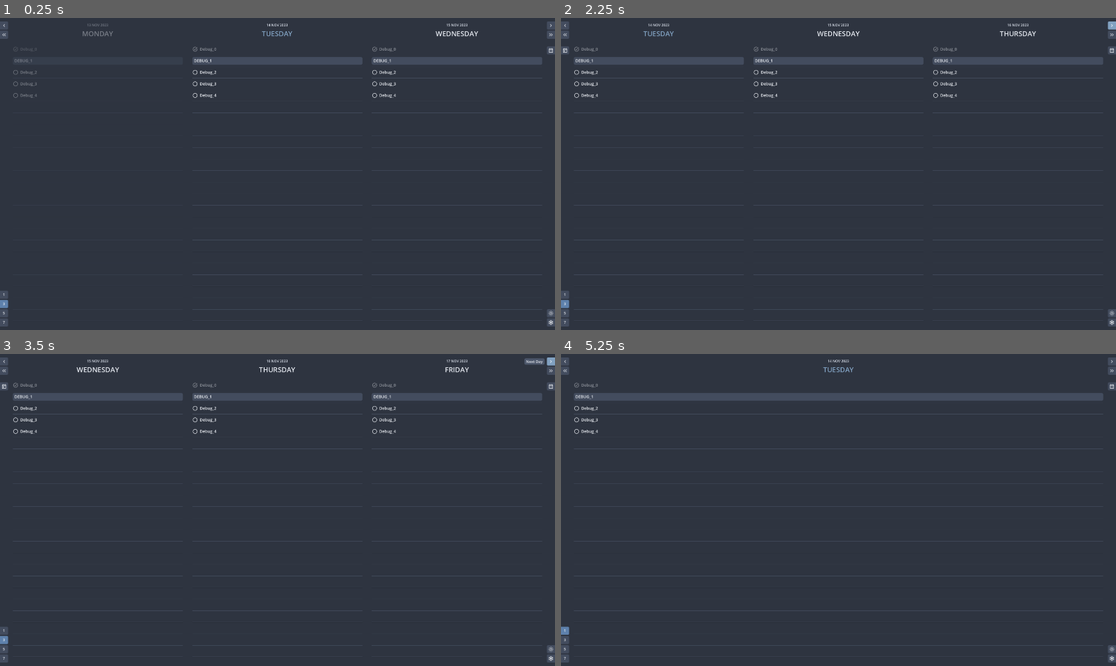
Above: before the commit, frames 1-4 (two rows, left to right).
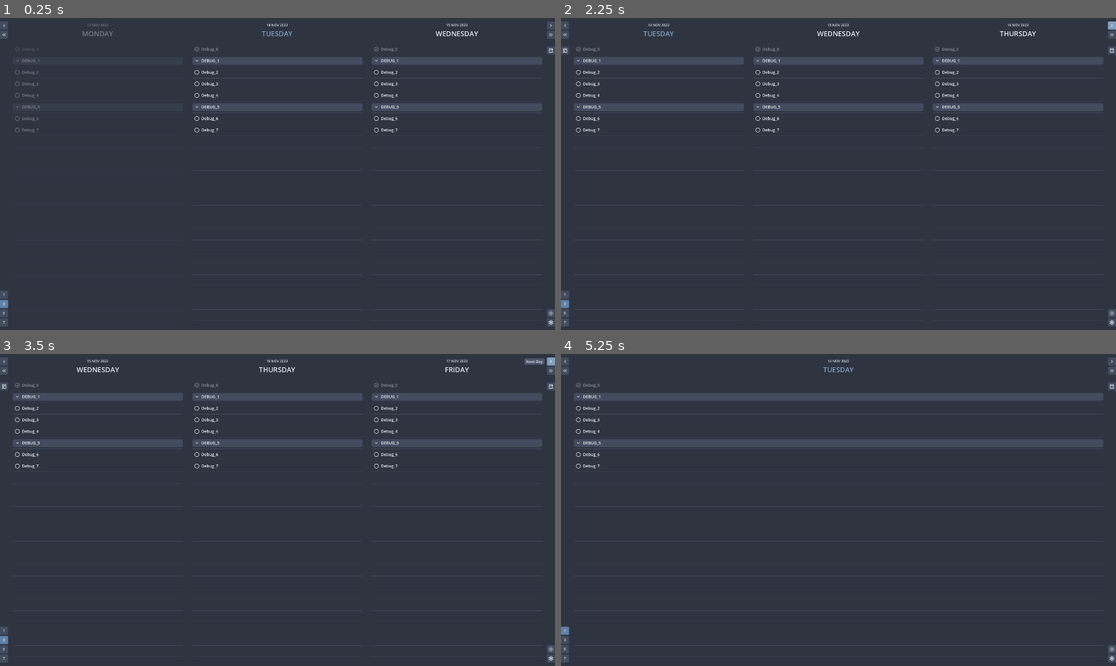
Above: after the commit, the same moments.

Repository: njamster/habituary
Game: Godot game, scene res://entry_point/entry_point.tscn
The game is run twice, just before and just after one commit, with the same random seed, the same clock (stepped at 60 frames per second) and the same inputs.
Inputs (mouse positions are in pixels of both pictures, inside the frame that each line leads up to):
- Up to frame 1 (0.25 s): no input
- Up to frame 2 (2.25 s): click (577, 49) at 0.52 s; click (577, 61) at 1.27 s; click (1110, 24) at 2 s
- Up to frame 3 (3.5 s): click (549, 360) at 2.75 s
- Up to frame 4 (5.25 s): click (566, 360) at 3.5 s; click (566, 385) at 4.25 s; click "1" at 5 s

The runs differ from the first frame. In frame 1, 2.1% of the frame differs, in the area x 2-98%, y 9-37%; in frame 2, 2.9%; in frame 3, 2.9%; in frame 4, 2.6%.

Commit message:
Make headings foldable
- Adds a new custom class `ToggleButton` (which is mostly identical to
  the built-in nodes `CheckBox` and `CheckButton`, but – unlike those –
  allows setting the icon color in the theme overrides).
- The check box of todo-items is replaced with that class.
- Headings have no checkbox. A new "FoldHeading" toggle takes it place.
  Toggling it will hide (or show) all of the heading's "subordinates",
  i.e. all items underneath it until either the end of the list or the
  next heading is reached. The new signals `folded` and `unfolded` are
  emitted accordingly by the item representing the heading.
- If a heading is folded, extra info about the group is shown: <number
  of done subordinates> and <total number of subordinates>.
- Dragging an entire heading (no matter if folded or not) to another
  position will also move all of its subordinates along. If a drag was
  not successful, the appearance of the items is now restored.
- If a heading is deleted, *only* the heading is deleted.
- The `find_item_pos` function in `todo_list.gd` is adapted and the
  `show_line_highlight` function is decoupled from it, to account for
  any eventually hidden items due to any folded headings.
- Adding an item directly underneath a folded heading will unfold the
  heading and add the item as its last subordinate.

Diff:
--- /dev/null
+++ b/custom/toggle_button.gd
@@ -0,0 +1,19 @@
+extends Button
+class_name ToggleButton
+
+@export var icon_toggled_off : Texture2D
+@export var icon_toggled_on : Texture2D
+
+
+func _ready() -> void:
+	toggle_mode = true
+
+	self.toggled.connect(_on_toggled)
+	_on_toggled(button_pressed)
+
+
+func _on_toggled(toggled_on : bool) -> void:
+	if toggled_on:
+		self.icon = icon_toggled_on
+	else:
+		self.icon = icon_toggled_off
--- a/main_window/list_view/day_panel/day_panel.gd
+++ b/main_window/list_view/day_panel/day_panel.gd
@@ -75,7 +75,7 @@
 
 
 func _can_drop_data(_at_position: Vector2, data: Variant) -> bool:
-	return data.is_in_group("todo_item")
+	return %TodoList._can_drop_data(_at_position, data)
 
 
 func _drop_data(at_position: Vector2, data: Variant) -> void:
--- a/main_window/list_view/day_panel/todo_list/todo_item/drag_handle.gd
+++ b/main_window/list_view/day_panel/todo_list/todo_item/drag_handle.gd
@@ -1,30 +1,42 @@
 extends TextureRect
 
 @onready var host := get_parent().get_parent().get_parent()
+
+var nodes_to_move := []
 
 
 func _get_drag_data(_at_position: Vector2) -> Variant:
 	if host.done:
 		return
 
+	var items = VBoxContainer.new()
+	items.size.x = host.get_parent().size.x
+
+	nodes_to_move = [host]
+	if host.is_heading:
+		nodes_to_move += host.get_parent().get_parent().get_parent().get_subordinate_items(host.get_index())
+
+	for node in nodes_to_move:
+		var preview = node.duplicate()
+		var stylebox = preview.get("theme_override_styles/panel").duplicate()
+		stylebox.draw_center = node.is_heading
+		preview.set("theme_override_styles/panel", stylebox)
+		items.add_child(preview)
+
 	var pivot = Control.new()
-
-	var preview = host.duplicate()
-	if not preview.is_heading:
-		var stylebox = preview.get("theme_override_styles/panel").duplicate()
-		stylebox.bg_color = Settings.NORD_01 if Settings.dark_mode else Settings.NORD_05
-		stylebox.draw_center = true
-		preview.set("theme_override_styles/panel", stylebox)
-	preview.self_modulate = host.self_modulate
-	preview.size = host.size
-	preview.position = -get_parent().position - position - 0.5 * size
-	pivot.add_child(preview)
+	items.position = -get_parent().position - position - 0.5 * size
+	pivot.add_child(items)
 	set_drag_preview(pivot)
 
-	preview.get_node("HBox/UI/Delete").hide()
-	preview.get_node("HBox/UI").show()
-
-	host.modulate.a = 0.6
+	for node in nodes_to_move:
+		node.modulate.a = 0.4
 	get_node("Tooltip").hide_tooltip()
 
-	return host
+	return nodes_to_move
+
+
+func _notification(what: int) -> void:
+	if what == Node.NOTIFICATION_DRAG_END:
+		if not get_viewport().gui_is_drag_successful():
+			for node in nodes_to_move:
+				node.modulate.a = 1.0
--- /dev/null
+++ b/main_window/list_view/day_panel/todo_list/todo_item/images/folded.svg
@@ -0,0 +1 @@
+<svg xmlns="http://www.w3.org/2000/svg" height="20px" viewBox="0 -960 960 960" width="20px" fill="#FFFFFF"><path d="M522-480 333-669l51-51 240 240-240 240-51-51 189-189Z"/></svg>
--- /dev/null
+++ b/main_window/list_view/day_panel/todo_list/todo_item/images/unfolded.svg
@@ -0,0 +1 @@
+<svg xmlns="http://www.w3.org/2000/svg" height="20px" viewBox="0 -960 960 960" width="20px" fill="#FFFFFF"><path d="M480-333 240-573l51-51 189 189 189-189 51 51-240 240Z"/></svg>
--- a/main_window/list_view/day_panel/todo_list/todo_item/todo_item.gd
+++ b/main_window/list_view/day_panel/todo_list/todo_item/todo_item.gd
@@ -5,6 +5,9 @@
 
 signal editing_started
 signal changed
+
+signal folded
+signal unfolded
 
 @export var text := "":
 	set(value):
@@ -39,14 +42,18 @@
 			if is_heading:
 				get("theme_override_styles/panel").draw_center = true
 				%Label.uppercase = true
+				%FoldHeading.show()
 				%CheckBox.hide()
 			else:
 				get("theme_override_styles/panel").draw_center = false
 				%Label.uppercase = false
+				%FoldHeading.hide()
 				%CheckBox.show()
 
 
 var _contains_mouse_cursor := false
+
+var is_folded := false
 
 
 func _ready() -> void:
@@ -67,6 +74,9 @@
 
 
 func edit() -> void:
+	for child in $HBox/Toggle.get_children():
+		child.mouse_default_cursor_shape = CURSOR_FORBIDDEN
+		child.disabled = true
 	%Label.hide()
 	%Edit.show()
 	%UI.hide()
@@ -76,6 +86,7 @@
 
 
 func delete() -> void:
+	self.unfolded.emit()
 	queue_free()
 	if self.text:
 		await tree_exited
@@ -92,6 +103,8 @@
 
 	# trim any leading & trailing whitespace
 	new_text = new_text.strip_edges()
+
+	var new_item := (self.text == "")
 
 	if new_text:
 		if self.text != new_text:
@@ -99,10 +112,13 @@
 			changed.emit()
 		%Edit.hide()
 		%Label.show()
+		for child in $HBox/Toggle.get_children():
+			child.mouse_default_cursor_shape = CURSOR_POINTING_HAND
+			child.disabled = false
 		if _contains_mouse_cursor:
 			%UI.show()
 
-		if key_input:
+		if new_item and key_input:
 			if Input.is_key_pressed(KEY_SHIFT):
 				predecessor_requested.emit()
 			else:
@@ -125,7 +141,7 @@
 
 
 func _can_drop_data(_at_position: Vector2, data: Variant) -> bool:
-	return data.is_in_group("todo_item")
+	return get_node("../../..")._can_drop_data(_at_position, data)
 
 
 func _drop_data(at_position: Vector2, data: Variant) -> void:
@@ -167,6 +183,13 @@
 func _on_mouse_entered() -> void:
 	_contains_mouse_cursor = true
 	%Label.set("theme_override_colors/font_color", Settings.NORD_09)
+	$HBox/ExtraInfo/Label.set("theme_override_colors/font_color", Settings.NORD_09)
+	%CheckBox.set("theme_override_colors/icon_normal_color", Settings.NORD_09)
+	%CheckBox.set("theme_override_colors/icon_hover_color", Settings.NORD_09)
+	%CheckBox.set("theme_override_colors/icon_pressed_color", Settings.NORD_10)
+	%FoldHeading.set("theme_override_colors/icon_normal_color", Settings.NORD_09)
+	%FoldHeading.set("theme_override_colors/icon_hover_color", Settings.NORD_09)
+	%FoldHeading.set("theme_override_colors/icon_pressed_color", Settings.NORD_10)
 	if not is_in_edit_mode() and not done and not get_viewport().gui_is_dragging():
 		%UI.show()
 
@@ -177,23 +200,52 @@
 		%UI.hide()
 		if Settings.dark_mode:
 			%Label.set("theme_override_colors/font_color", Settings.NORD_06)
+			$HBox/ExtraInfo/Label.set("theme_override_colors/font_color", Settings.NORD_06)
+			%CheckBox.set("theme_override_colors/icon_normal_color", Settings.NORD_06)
+			%CheckBox.set("theme_override_colors/icon_hover_color", Settings.NORD_06)
+			%CheckBox.set("theme_override_colors/icon_pressed_color", Settings.NORD_06)
+			%FoldHeading.set("theme_override_colors/icon_normal_color", Settings.NORD_06)
+			%FoldHeading.set("theme_override_colors/icon_hover_color", Settings.NORD_06)
+			%FoldHeading.set("theme_override_colors/icon_pressed_color", Settings.NORD_06)
 		else:
 			%Label.set("theme_override_colors/font_color", Settings.NORD_00)
+			$HBox/ExtraInfo/Label.set("theme_override_colors/font_color", Settings.NORD_00)
+			%CheckBox.set("theme_override_colors/icon_normal_color", Settings.NORD_00)
+			%CheckBox.set("theme_override_colors/icon_hover_color", Settings.NORD_00)
+			%CheckBox.set("theme_override_colors/icon_pressed_color", Settings.NORD_00)
+			%FoldHeading.set("theme_override_colors/icon_normal_color", Settings.NORD_00)
+			%FoldHeading.set("theme_override_colors/icon_hover_color", Settings.NORD_00)
+			%FoldHeading.set("theme_override_colors/icon_pressed_color", Settings.NORD_00)
 
 
 func _on_dark_mode_changed(dark_mode : bool) -> void:
 	if dark_mode:
 		get("theme_override_styles/panel").bg_color = Settings.NORD_02
 		%Label.set("theme_override_colors/font_color", Settings.NORD_06)
-		%CheckBox.self_modulate = Settings.NORD_06
+		$HBox/Toggle.modulate = Settings.NORD_06
 		%UI.modulate = Settings.NORD_06
 	else:
 		get("theme_override_styles/panel").bg_color = Settings.NORD_04
 		%Label.set("theme_override_colors/font_color", Settings.NORD_00)
-		%CheckBox.self_modulate = Settings.NORD_00
+		$HBox/Toggle.modulate = Settings.NORD_00
 		%UI.modulate = Settings.NORD_00
 
 
 
 func _on_check_box_toggled(toggled_on: bool) -> void:
 	self.done = toggled_on
+
+
+func _on_fold_heading_toggled(toggled_on: bool) -> void:
+	if toggled_on:
+		is_folded = true
+		self.folded.emit()
+		$HBox/ExtraInfo.show()
+	else:
+		is_folded = false
+		self.unfolded.emit()
+		$HBox/ExtraInfo.hide()
+
+
+func set_extra_info(num_done : int , num_items : int) -> void:
+	$HBox/ExtraInfo/Label.text = "%d/%d" % [num_done, num_items]
--- a/main_window/list_view/day_panel/todo_list/todo_item/todo_item.tscn
+++ b/main_window/list_view/day_panel/todo_list/todo_item/todo_item.tscn
@@ -1,9 +1,14 @@
-[gd_scene load_steps=10 format=3 uid="uid://v8u8oswwmlf3"]
+[gd_scene load_steps=25 format=3 uid="uid://v8u8oswwmlf3"]
 
+[ext_resource type="Texture2D" uid="uid://ci7y27fysy52o" path="res://main_window/list_view/day_panel/todo_list/todo_item/images/unfolded.svg" id="2_2nsse"]
 [ext_resource type="Script" path="res://main_window/list_view/day_panel/todo_list/todo_item/todo_item.gd" id="2_6v2l5"]
+[ext_resource type="Script" path="res://custom/toggle_button.gd" id="2_n5f11"]
 [ext_resource type="Texture2D" uid="uid://b80hle2h5sj20" path="res://main_window/list_view/day_panel/todo_list/todo_item/images/drag_indicator.svg" id="3_avsfu"]
+[ext_resource type="Texture2D" uid="uid://36rqvmf8v7hf" path="res://main_window/list_view/day_panel/todo_list/todo_item/images/done.svg" id="3_cwrr6"]
 [ext_resource type="Texture2D" uid="uid://4eakbxkw2dmx" path="res://main_window/list_view/day_panel/todo_list/todo_item/images/delete.svg" id="3_nsj7w"]
 [ext_resource type="Script" path="res://custom/tooltip.gd" id="3_oduck"]
+[ext_resource type="Texture2D" uid="uid://d00v4pleoufwq" path="res://main_window/list_view/day_panel/todo_list/todo_item/images/to_do.svg" id="4_byxfi"]
+[ext_resource type="Texture2D" uid="uid://6im7rq1y7co6" path="res://main_window/list_view/day_panel/todo_list/todo_item/images/folded.svg" id="4_fnk6y"]
 [ext_resource type="Script" path="res://main_window/list_view/day_panel/todo_list/todo_item/drag_handle.gd" id="5_mx38m"]
 
 [sub_resource type="StyleBoxFlat" id="StyleBoxFlat_fnmjf"]
@@ -15,6 +20,26 @@
 corner_radius_bottom_right = 6
 corner_radius_bottom_left = 6
 corner_detail = 5
+
+[sub_resource type="StyleBoxEmpty" id="StyleBoxEmpty_5kfd2"]
+
+[sub_resource type="StyleBoxEmpty" id="StyleBoxEmpty_1ifsp"]
+
+[sub_resource type="StyleBoxEmpty" id="StyleBoxEmpty_ojvrp"]
+
+[sub_resource type="StyleBoxEmpty" id="StyleBoxEmpty_j40uj"]
+
+[sub_resource type="StyleBoxEmpty" id="StyleBoxEmpty_6e50g"]
+
+[sub_resource type="StyleBoxEmpty" id="StyleBoxEmpty_civ8j"]
+
+[sub_resource type="StyleBoxEmpty" id="StyleBoxEmpty_7a281"]
+
+[sub_resource type="StyleBoxEmpty" id="StyleBoxEmpty_qr4c3"]
+
+[sub_resource type="StyleBoxEmpty" id="StyleBoxEmpty_l2t5o"]
+
+[sub_resource type="StyleBoxEmpty" id="StyleBoxEmpty_v8kvh"]
 
 [sub_resource type="StyleBoxEmpty" id="StyleBoxEmpty_3h3so"]
 
@@ -33,20 +58,60 @@
 layout_mode = 2
 theme_override_constants/separation = 0
 
-[node name="CheckBox" type="CheckBox" parent="HBox"]
+[node name="Toggle" type="MarginContainer" parent="HBox"]
+layout_mode = 2
+theme_override_constants/margin_left = 6
+theme_override_constants/margin_right = 6
+
+[node name="CheckBox" type="Button" parent="HBox/Toggle"]
 unique_name_in_owner = true
 layout_mode = 2
 focus_mode = 0
 mouse_filter = 1
 mouse_default_cursor_shape = 2
-theme_type_variation = &"ToDoItem_CheckBox"
+theme_override_styles/normal = SubResource("StyleBoxEmpty_5kfd2")
+theme_override_styles/hover = SubResource("StyleBoxEmpty_1ifsp")
+theme_override_styles/pressed = SubResource("StyleBoxEmpty_ojvrp")
+theme_override_styles/disabled = SubResource("StyleBoxEmpty_j40uj")
+theme_override_styles/focus = SubResource("StyleBoxEmpty_6e50g")
+toggle_mode = true
+flat = true
+script = ExtResource("2_n5f11")
+icon_toggled_off = ExtResource("4_byxfi")
+icon_toggled_on = ExtResource("3_cwrr6")
+
+[node name="FoldHeading" type="Button" parent="HBox/Toggle"]
+unique_name_in_owner = true
+visible = false
+layout_mode = 2
+focus_mode = 0
+mouse_filter = 1
+mouse_default_cursor_shape = 2
+theme_override_styles/normal = SubResource("StyleBoxEmpty_civ8j")
+theme_override_styles/hover = SubResource("StyleBoxEmpty_7a281")
+theme_override_styles/pressed = SubResource("StyleBoxEmpty_qr4c3")
+theme_override_styles/disabled = SubResource("StyleBoxEmpty_l2t5o")
+theme_override_styles/focus = SubResource("StyleBoxEmpty_v8kvh")
+toggle_mode = true
+flat = true
+script = ExtResource("2_n5f11")
+icon_toggled_off = ExtResource("2_2nsse")
+icon_toggled_on = ExtResource("4_fnk6y")
+
+[node name="ExtraInfo" type="MarginContainer" parent="HBox"]
+visible = false
+layout_mode = 2
+theme_override_constants/margin_right = 3
+
+[node name="Label" type="Label" parent="HBox/ExtraInfo"]
+layout_mode = 2
+theme_override_font_sizes/font_size = 10
 
 [node name="Content" type="MarginContainer" parent="HBox"]
 unique_name_in_owner = true
 layout_mode = 2
 size_flags_horizontal = 3
 mouse_default_cursor_shape = 1
-theme_override_constants/margin_left = 6
 theme_override_constants/margin_right = 6
 
 [node name="Label" type="Label" parent="HBox/Content"]
@@ -55,7 +120,6 @@
 mouse_filter = 1
 mouse_default_cursor_shape = 1
 theme_override_font_sizes/font_size = 14
-vertical_alignment = 1
 text_overrun_behavior = 3
 
 [node name="Edit" type="LineEdit" parent="HBox/Content"]
@@ -108,7 +172,8 @@
 [connection signal="gui_input" from="." to="." method="_on_gui_input"]
 [connection signal="mouse_entered" from="." to="." method="_on_mouse_entered"]
 [connection signal="mouse_exited" from="." to="." method="_on_mouse_exited"]
-[connection signal="toggled" from="HBox/CheckBox" to="." method="_on_check_box_toggled"]
+[connection signal="toggled" from="HBox/Toggle/CheckBox" to="." method="_on_check_box_toggled"]
+[connection signal="toggled" from="HBox/Toggle/FoldHeading" to="." method="_on_fold_heading_toggled"]
 [connection signal="gui_input" from="HBox/Content" to="." method="_on_content_gui_input"]
 [connection signal="focus_exited" from="HBox/Content/Edit" to="." method="_on_edit_focus_exited"]
 [connection signal="text_changed" from="HBox/Content/Edit" to="." method="_on_edit_text_changed"]
--- a/main_window/list_view/day_panel/todo_list/todo_list.gd
+++ b/main_window/list_view/day_panel/todo_list/todo_list.gd
@@ -7,12 +7,12 @@
 	$LineHighlight.modulate.a = 0.0
 
 	if OS.is_debug_build():
-		for i in range(5):
+		for i in range(8):
 			var debug_item := add_todo(Vector2.ZERO, true)
 			debug_item.text = "Debug_%d" % i
 			if i == 0:
 				debug_item.done = true
-			elif i == 1:
+			elif i == 1 or i == 5:
 				debug_item.is_heading = true
 
 
@@ -23,39 +23,124 @@
 	%Items.add_child(new_item)
 	if at_position != Vector2.ZERO:
 		%Items.move_child(new_item, find_item_pos(at_position))
-	new_item.editing_started.connect(hide_line_highlight)
-	new_item.changed.connect(func():
-		get_parent().get_parent().save_to_disk()
-	)
-	new_item.predecessor_requested.connect(func():
-		add_todo(self.global_position + new_item.position - Vector2(0, 32))
-	)
-	new_item.successor_requested.connect(func():
-		add_todo(self.global_position + new_item.position + Vector2(0, 32))
-	)
+	connect_todo_signals(new_item)
 	if at_position != Vector2.ZERO:
 		new_item.edit()
 	return new_item
 
 
+func connect_todo_signals(todo_item : Control) -> void:
+	todo_item.editing_started.connect(hide_line_highlight)
+	todo_item.changed.connect(func():
+		get_parent().get_parent().save_to_disk()
+	)
+	todo_item.predecessor_requested.connect(func():
+		add_todo(self.global_position + todo_item.position - Vector2(0, 32))
+	)
+	todo_item.successor_requested.connect(func():
+		add_todo(self.global_position + todo_item.position + Vector2(0, 32))
+	)
+	todo_item.folded.connect(func():
+		fold_heading(todo_item.get_index(), false)
+	)
+	todo_item.unfolded.connect(func():
+		fold_heading(todo_item.get_index(), true)
+	)
+
+
+func disconnect_todo_signals(todo_item : Control) -> void:
+	var signal_names = [
+		"editing_started",
+		"changed",
+		"predecessor_requested",
+		"successor_requested",
+		"folded",
+		"unfolded"
+	]
+	for signal_name in signal_names:
+		for sig in todo_item.get_signal_connection_list(signal_name):
+			for dict2 in sig.signal.get_connections():
+				sig.signal.disconnect(dict2.callable)
+
+
 func find_item_pos(at_position : Vector2) -> int:
+	var last_heading
+	var inside_folded_heading := false
 	for i in %Items.get_child_count():
 		var child := %Items.get_child(i)
+		if child.is_heading:
+			inside_folded_heading = false
 		if child.global_position.y > at_position.y:
-			return i
+			if not inside_folded_heading:
+				if last_heading:
+					last_heading.get_node("%FoldHeading").button_pressed = false
+				return i
+		if child.is_heading:
+			inside_folded_heading = child.is_folded
+			if inside_folded_heading:
+				last_heading = child
+
+	if inside_folded_heading:
+		if last_heading:
+			last_heading.get_node("%FoldHeading").button_pressed = false
 
 	return %Items.get_child_count()
 
 
+func fold_heading(item_index : int, unfold := false) -> void:
+	var heading := %Items.get_child(item_index)
+
+	var num_items := 0
+	var num_done := 0
+
+	for i in range(item_index + 1, %Items.get_child_count()):
+		var child := %Items.get_child(i)
+		if child.is_heading:
+			heading.set_extra_info(num_done, num_items)
+			return
+		else:
+			child.visible = unfold
+			num_items += 1
+			if child.done:
+				num_done += 1
+
+	heading.set_extra_info(num_done, num_items)
+
+
 func _can_drop_data(_at_position: Vector2, data: Variant) -> bool:
-	return data.is_in_group("todo_item")
+	if data is Object:
+		if data.has_method("is_in_group"):
+			return data.is_in_group("todo_item")
+	elif data is Array:
+		for entry in data:
+			if entry.has_method("is_in_group"):
+				if not entry.is_in_group("todo_item"):
+					return false
+			else:
+				return false
+		return true
+
+	return false
 
 
 func _drop_data(at_position: Vector2, data: Variant) -> void:
-	data.modulate.a = 1.0
-	if data.get_parent() != %Items:
-		data.reparent(%Items)
-	%Items.move_child(data, find_item_pos(self.global_position + at_position))
+	if data is Object:
+		data.modulate.a = 1.0
+		if data.get_parent() != %Items:
+			data.reparent(%Items)
+		%Items.move_child(data, find_item_pos(self.global_position + at_position))
+	elif data is Array:
+		var base_position := find_item_pos(self.global_position + at_position)
+		for i in data.size():
+			var entry = data[i]
+			entry.modulate.a = 1.0
+			if entry.get_parent() != %Items:
+				disconnect_todo_signals(entry)
+				entry.reparent(%Items)
+				connect_todo_signals(entry)
+				%Items.move_child(entry, base_position + i)
+			else:
+				%Items.move_child(entry, min(%Items.get_child_count(), base_position + i))
 
 
 func has_items() -> bool:
@@ -78,15 +163,20 @@
 
 
 func show_line_highlight(mouse_position : Vector2) -> void:
-	var i := find_item_pos(mouse_position)
-
-	# don't highlight lines directly adjacent to the currently edited todo
-	#if (i > 0 and %Items.get_child(i-1).is_in_edit_mode() or \
-		#i < %Items.get_child_count() and %Items.get_child(i).is_in_edit_mode()):
-			#return
-
-	$LineHighlight.position.y = i * 40
-	if i > 0:
+	var y_position = %Items.get_children()[-1].global_position.y + \
+		%Items.get_children()[-1].size.y + %Items.get("theme_override_constants/separation")
+
+	for i in %Items.get_child_count():
+		var child := %Items.get_child(i)
+		if child.global_position.y > mouse_position.y:
+			y_position = child.global_position.y
+			break
+
+	$LineHighlight.global_position.y = y_position - \
+		0.5 * %Items.get("theme_override_constants/separation")
+	if y_position == %Items.global_position.y:
+		$LineHighlight.position.y += 0.5 * $LineHighlight.custom_minimum_size.y
+	else:
 		$LineHighlight.position.y -= 0.5 * $LineHighlight.custom_minimum_size.y
 	$LineHighlight.modulate.a = 1.0
 
@@ -107,3 +197,16 @@
 	else:
 		# vertical scrollbar isn't visible (anymore), remove padding (again)
 		add_theme_constant_override("margin_right", 0)
+
+
+func get_subordinate_items(item_index : int) -> Array:
+	var subordinate_items := []
+
+	for i in range(item_index + 1, %Items.get_child_count()):
+		var child := %Items.get_child(i)
+		if child.is_heading:
+			return subordinate_items
+		else:
+			subordinate_items.append(child)
+
+	return subordinate_items
--- a/theme/default_theme.tres
+++ b/theme/default_theme.tres
@@ -1,7 +1,4 @@
-[gd_resource type="Theme" load_steps=39 format=3 uid="uid://r4f841iblmo"]
-
-[ext_resource type="Texture2D" uid="uid://36rqvmf8v7hf" path="res://theme/images/checkbox_checked.svg" id="1_21bym"]
-[ext_resource type="Texture2D" uid="uid://d00v4pleoufwq" path="res://theme/images/checkbox.svg" id="2_0dam5"]
+[gd_resource type="Theme" load_steps=31 format=3 uid="uid://r4f841iblmo"]
 
 [sub_resource type="StyleBoxFlat" id="StyleBoxFlat_vf7p3"]
 content_margin_left = 8.0
@@ -282,18 +279,6 @@
 corner_radius_top_left = 4
 corner_radius_bottom_left = 4
 corner_detail = 5
-
-[sub_resource type="StyleBoxEmpty" id="StyleBoxEmpty_cq1b0"]
-
-[sub_resource type="StyleBoxEmpty" id="StyleBoxEmpty_fmyjj"]
-
-[sub_resource type="StyleBoxEmpty" id="StyleBoxEmpty_bobpa"]
-
-[sub_resource type="StyleBoxEmpty" id="StyleBoxEmpty_n86q7"]
-
-[sub_resource type="StyleBoxEmpty" id="StyleBoxEmpty_nktio"]
-
-[sub_resource type="StyleBoxEmpty" id="StyleBoxEmpty_tnyii"]
 
 [sub_resource type="StyleBoxFlat" id="StyleBoxFlat_4010s"]
 content_margin_left = 6.0
@@ -365,15 +350,6 @@
 RightSidebarButton/styles/pressed = SubResource("StyleBoxFlat_ggb6q")
 SubtleLabel/base_type = &"Label"
 SubtleLabel/colors/font_color = Color(0.847059, 0.870588, 0.913725, 1)
-ToDoItem_CheckBox/base_type = &"CheckBox"
-ToDoItem_CheckBox/icons/checked = ExtResource("1_21bym")
-ToDoItem_CheckBox/icons/unchecked = ExtResource("2_0dam5")
-ToDoItem_CheckBox/styles/disabled = SubResource("StyleBoxEmpty_cq1b0")
-ToDoItem_CheckBox/styles/focus = SubResource("StyleBoxEmpty_fmyjj")
-ToDoItem_CheckBox/styles/hover = SubResource("StyleBoxEmpty_bobpa")
-ToDoItem_CheckBox/styles/hover_pressed = SubResource("StyleBoxEmpty_n86q7")
-ToDoItem_CheckBox/styles/normal = SubResource("StyleBoxEmpty_nktio")
-ToDoItem_CheckBox/styles/pressed = SubResource("StyleBoxEmpty_tnyii")
 TooltipLabel/font_sizes/font_size = 13
 TooltipPanel/base_type = &"PanelContainer"
 TooltipPanel/styles/panel = SubResource("StyleBoxFlat_4010s")
Renamed: theme/images/checkbox_checked.svg -> main_window/list_view/day_panel/todo_list/todo_item/images/done.svg
Not shown, added: main_window/list_view/day_panel/todo_list/todo_item/images/done.svg.import
Not shown, changed: main_window/list_view/day_panel/todo_list/todo_item/images/folded.svg.import
Renamed: theme/images/checkbox.svg -> main_window/list_view/day_panel/todo_list/todo_item/images/to_do.svg
Not shown, added: main_window/list_view/day_panel/todo_list/todo_item/images/to_do.svg.import
Not shown, changed: main_window/list_view/day_panel/todo_list/todo_item/images/unfolded.svg.import
